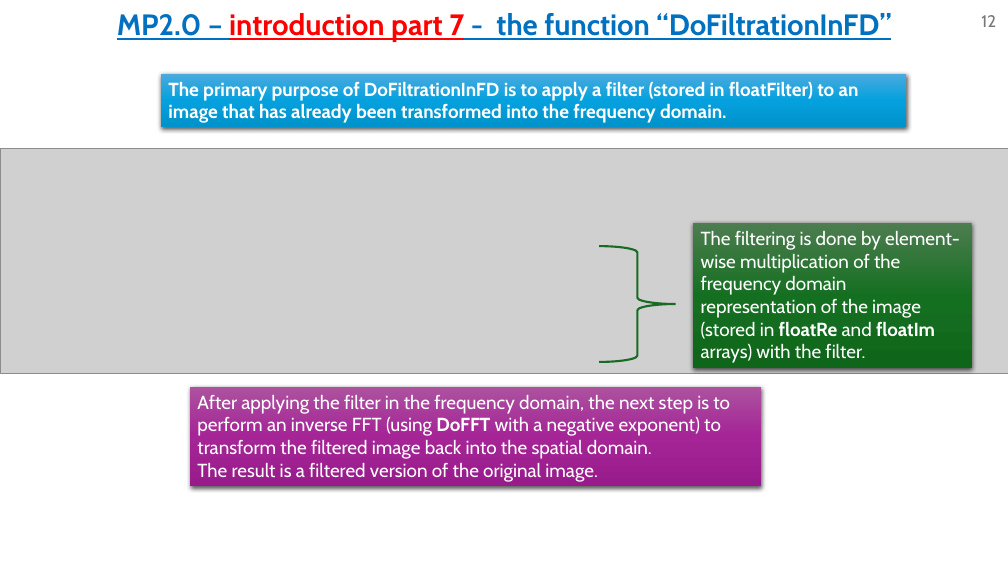
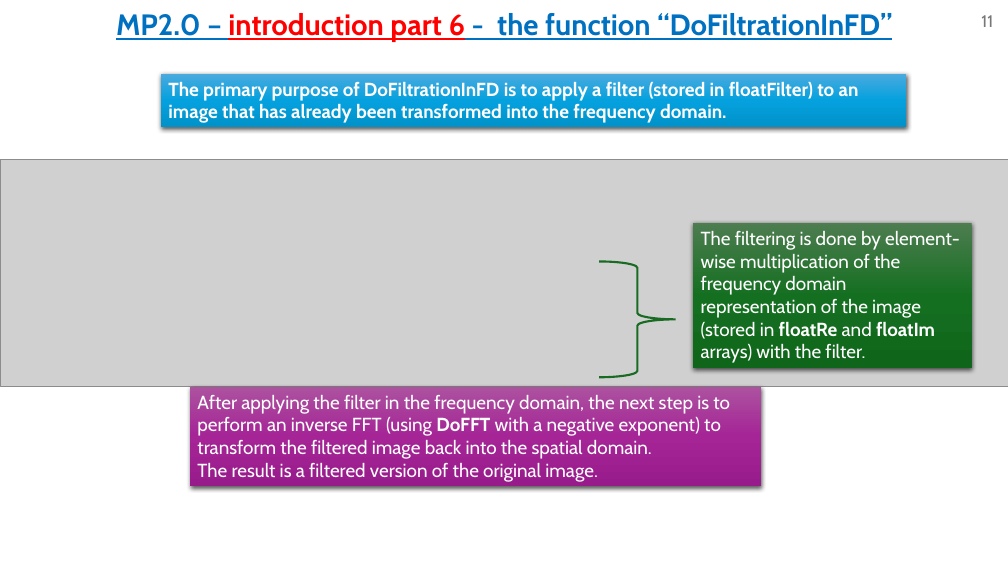
Before and after one commit to omripony/image-processing, a slide deck: slide 11 of MP2/1950-2210-7939-ImPr-IP-MP2.pptx (slide 12 before the commit). Drawn at 1008x567 pixels with LibreOffice and Linux fonts; fonts in the diff are those of the drawing; grey boxes stand for pictures. Boxes give left, top, right and bottom in pixels: in the first picture for what was removed or moved away, otherwise in the second. Text is boxed around its words. In the diff, an @@ line names an element or a change of style, - is before the commit and + after.

```diff
--- a/MP2/1950-2210-7939-ImPr-IP-MP2.pptx
+++ b/MP2/1950-2210-7939-ImPr-IP-MP2.pptx
@@ text at [116, 13, 892, 42]: text changed @@
-MP2.0 – introduction part 7 - the function “DoFiltrationInFD”
+MP2.0 – introduction part 6 - the function “DoFiltrationInFD”
@@ page number at [981, 15, 993, 27]: text changed @@
-12
+11
@@ picture: place and size @@
-picture at [0, 148, 1008, 373]
+picture at [0, 160, 1008, 387]
@@ right brace: place and size @@
-right brace at [600, 247, 676, 362]
+right brace at [600, 262, 676, 377]
```
Also in this commit, not shown: 28 other slides changed, 10 slides added, 12 slides removed, 11 other files.
